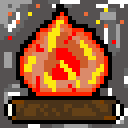
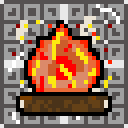
Two versions of the same layered image (128 × 128). Layer-by-layer changes:
painted on "Ognisko" over [4, 4, 124, 124]
added layer "Wklejona warstwa" above "Tło" over [0, 0, 128, 128]
